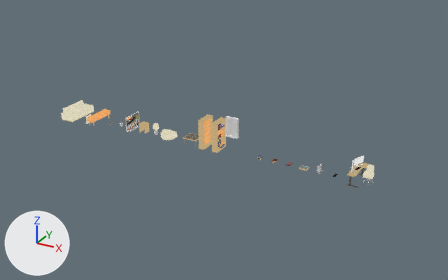
The Blender file data_source/models/interior.blend as it was, and as the next commit left it.
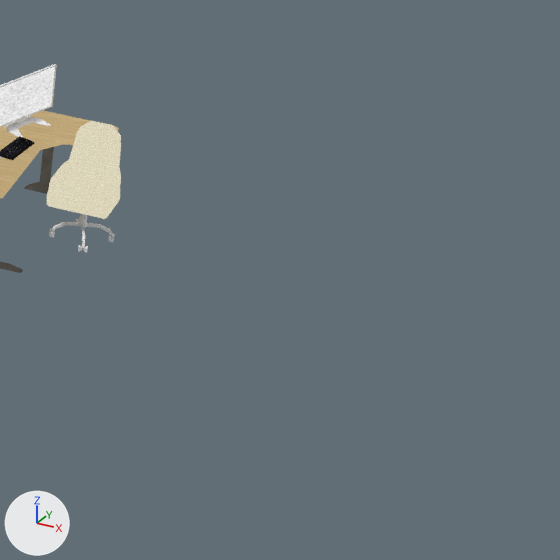
The first picture shows the older version from a 50 mm camera at (35.3, -32.5, 17.0) aimed at (17.0, 0.7, 0.4). The close-ups show the older and then the newer version on the part from 79% to 99% of the width and 52% to 83% of the height of that picture. Only the edits that show in the close-ups are written down. Every picture has the same lights, and +X, +Y and +Z are marked at lower left.

The older version as bpy lines, for what is in view:
```python
me_cube_014 = bpy.data.meshes.new('Cube.014')
me_cube_014.from_pydata(...)  # 272 vertices, 205 faces; spans x 0.01..1.01, y -1.0..1.0, z 0.0..1.25
# faces by material slot: [78, 30, 35, 60, 2]
me_cube_014.materials.append(mat_no_texture)  # white #e7e7e7
me_cube_014.materials.append(mat_oak)  # picture img_oak_png
me_cube_014.materials.append(mat_keyboard)  # picture img_keyboard_png
me_cube_014.materials.append(mat_concrete_dark)  # picture img_concrete_dark_png
me_cube_014.materials.append(mat_burn_0)  # picture img_burn_0_png
me_cube_015 = bpy.data.meshes.new('Cube.015')
me_cube_015.from_pydata(...)  # 252 vertices, 247 faces; spans x -0.284..0.284, y -0.205..0.393, z -0.004..1.033
# faces by material slot: [169, 78]
me_cube_015.materials.append(mat_no_texture)  # white #e7e7e7
me_cube_015.materials.append(mat_fabric_cream)  # picture img_fabric_cream_png
ob_desk_with_computer = bpy.data.objects.new('desk_with_computer', me_cube_014)
ob_desk_with_computer.location = (26.0, 0.0, 0.0)
ob_office_chair = bpy.data.objects.new('office_chair', me_cube_015)
ob_office_chair.location = (27.0, 0.0, 0.0)
```
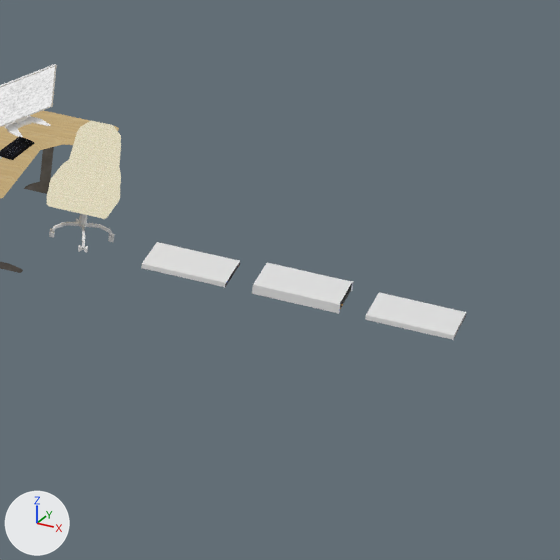
Location of each change, [x1, y1, x2, y2] in pixels of the close-ups (560 x 560 px):
'server_2U', added: after [252, 263, 354, 314]
    faces in mat_no_texture (white #e7e7e7): [252, 263, 353, 314]
'server_switch', added: after [365, 292, 466, 340]
    faces in mat_no_texture (white #e7e7e7): [365, 292, 466, 340]
'server_1U', added: after [141, 242, 240, 288]
    faces in mat_no_texture (white #e7e7e7): [141, 242, 240, 288]

The change in detail:
Picture 'servers.png' (img_servers_png) is new.
Material 'servers' (mat_servers) is new.
Its texture is img_servers_png.
Mesh me_plane_004 is new.
It has 20 vertices, 18 faces and spans x -0.35..0.412, y -0.25..0.25, z 0.0..0.044.
Faces by material slot: [14, 4].
It uses material mat_no_texture (white #e7e7e7).
It uses material mat_servers (picture img_servers_png).
Mesh me_plane_001 is new.
It has 28 vertices, 20 faces and spans x -0.35..0.421, y -0.25..0.25, z 0.0..0.089.
Faces by material slot: [14, 6].
It uses material mat_no_texture (white #e7e7e7).
It uses material mat_servers (picture img_servers_png).
Mesh me_plane is new.
It has 20 vertices, 18 faces and spans x -0.35..0.412, y -0.25..0.25, z 0.0..0.044.
Faces by material slot: [14, 4].
It uses material mat_no_texture (white #e7e7e7).
It uses material mat_servers (picture img_servers_png).
Object 'server_switch' (ob_server_switch) is new; it shows me_plane_004.
Its location is (30.0, 0.0, 0.0).
Object 'server_2U' (ob_server_2u) is new; it shows me_plane_001.
Its location is (29.0, 0.0, 0.0).
Object 'server_1U' (ob_server_1u) is new; it shows me_plane.
Its location is (28.0, 0.0, 0.0).
